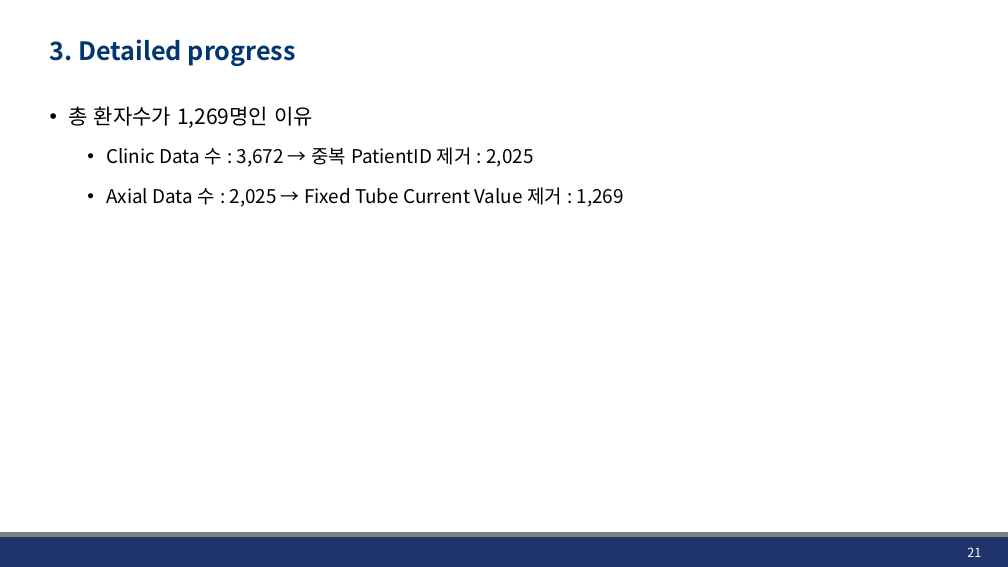
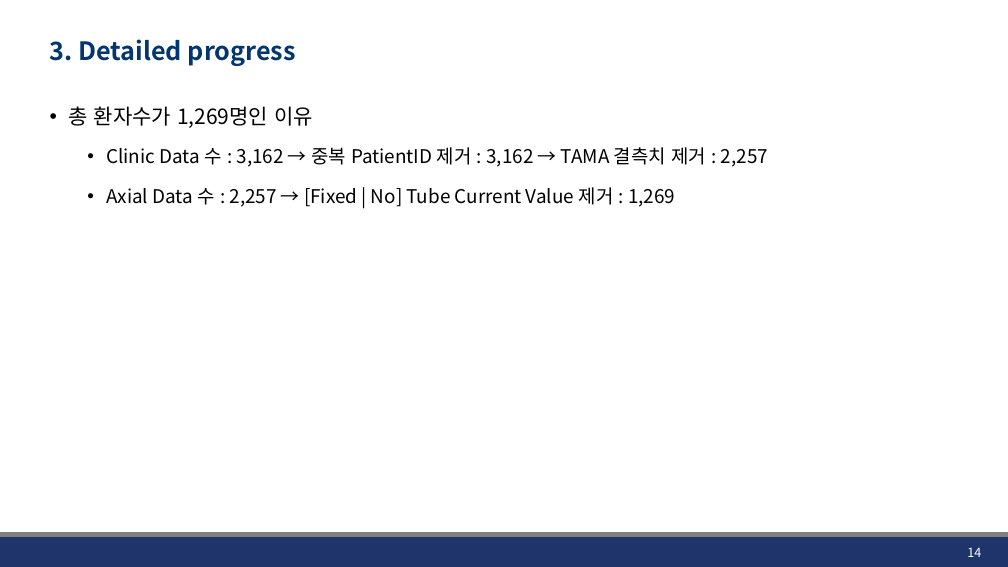
Before and after one commit to JHWannabe/2026-1_Study, a slide deck: slide 14 of 연구자료/260424_Linear_Logistic_Regression.pptx (slide 21 before the commit). Drawn at 1008x567 pixels with LibreOffice and Linux fonts; fonts in the diff are those of the drawing; background and template pictures are left out. Boxes give left, top, right and bottom in pixels: in the first picture for what was removed or moved away, otherwise in the second. Text is boxed around its words. In the diff, an @@ line names an element or a change of style, - is before the commit and + after.

```diff
--- a/연구자료/260424_Linear_Logistic_Regression.pptx
+++ b/연구자료/260424_Linear_Logistic_Regression.pptx
@@ text at box(106, 147, 768, 207): text changed @@
-  • Clinic Data 수 : 3,672 → 중복 PatientID 제거 : 2,025
-  • Axial Data 수 : 2,025 → Fixed Tube Current Value 제거 : 1,269
+  • Clinic Data 수 : 3,162 → 중복 PatientID 제거 : 3,162 → TAMA 결측치 제거 : 2,257
+  • Axial Data 수 : 2,257 → [Fixed | No] Tube Current Value 제거 : 1,269
@@ page number at box(967, 548, 981, 557): text changed @@
-21
+14
```
Also in this commit, not shown: 16 other slides changed, 13 slides added, 5 slides removed, 7 other files.
